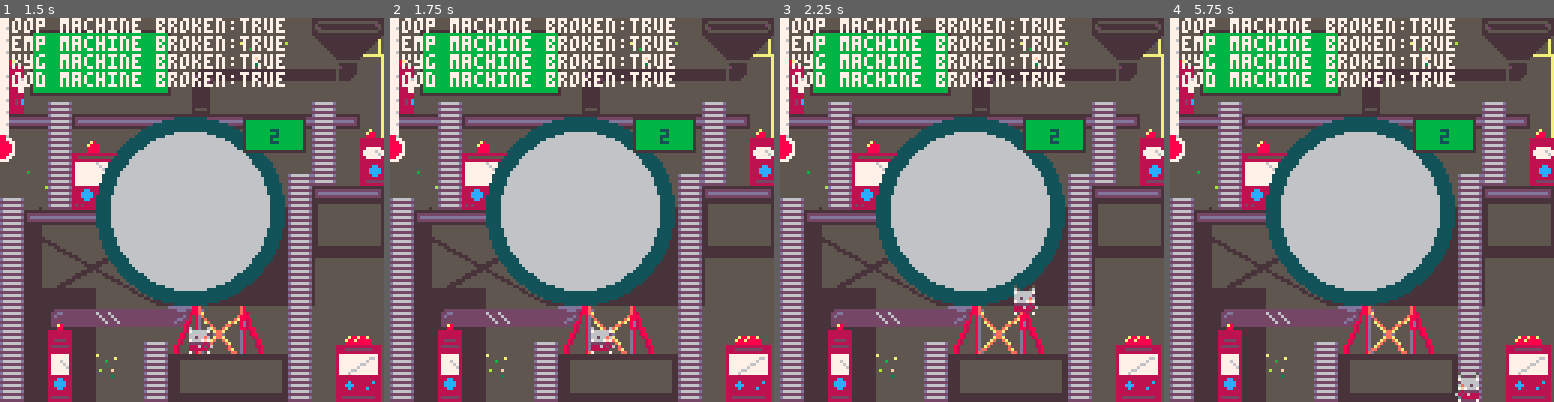
Above: before the commit, frames 1-4 (left to right).
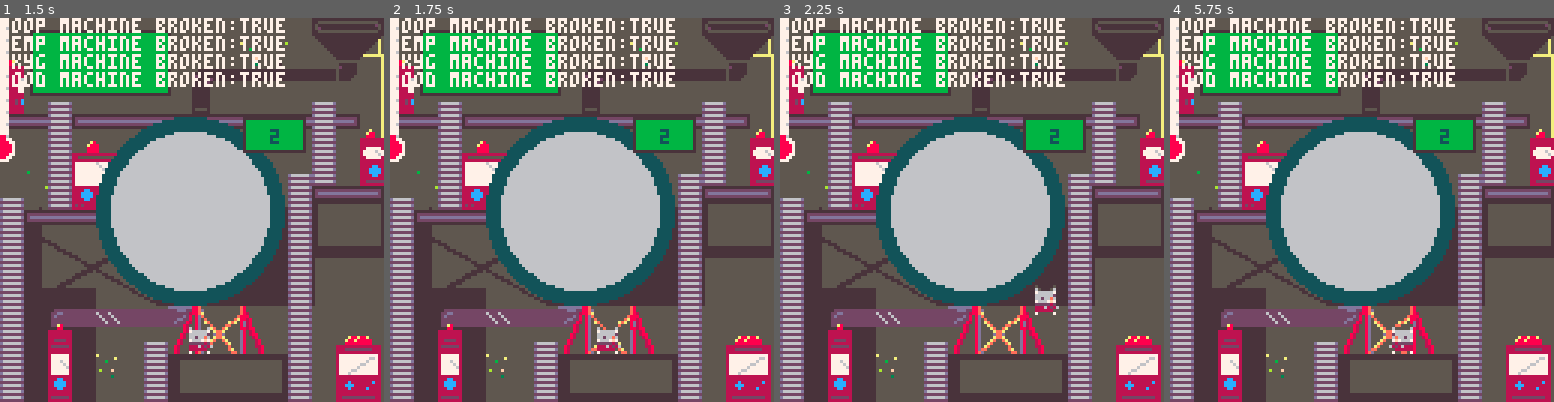
Above: after the commit, the same moments.

Repository: keatontate/gmtk-jam-2025
Game: PICO-8 cartridge src/loop-game.p8
Two runs of this game, one before a commit and one after it. Both use one fixed random seed, a clock stepped at 60 frames per second and the inputs below.
Inputs:
- Up to frame 1 (1.5 s): tap X (X key) at 0.33, 1.07 s; tap O (Z key) at 0.7 s
- Up to frame 2 (1.75 s): hold Right from 1.6 s (still down); tap O (Z key) at 1.7 s
- Up to frame 3 (2.25 s): tap X (X key) at 1.85 s; release Right at 2.1 s; tap O (Z key) at 2.1 s; hold Up from 2.15 s (still down)
- Up to frame 4 (5.75 s): release Up at 2.42 s; hold Right 2.47-3.03 s; tap O (Z key) every 0.4 s from 2.5 to 5.7 s; tap X (X key) at 2.97, 4.08, 5.2 s; hold Left 3.08-3.58 s; hold Down 3.63-3.97 s; hold Right 4.02-4.68 s; hold Up 4.73-5.03 s; hold Left 5.08-5.68 s; hold Down from 5.73 s (still down)

Frame 1 is identical in both runs. In frame 2, 0.3% of the frame differs, in the area x 52-61%, y 79-88%; in frame 3, 0.7%, in the area x 60-73%, y 69-78%; in frame 4, 0.6%.

Commit message:
Revised fish count
Increased player speed slightly. Adjusted gravity and velocity capping to prevent floor clipping. Updated fish counting logic to handle thousands and improved number formatting for display.

Diff:
--- a/src/character.lua
+++ b/src/character.lua
@@ -1,7 +1,7 @@
 pl={
   x=63,
   y=83,
-  spd=1,
+  spd=1.5,
   velo = 0,
   grounded = false,
   flip_x = false,
@@ -54,6 +54,7 @@
   if is_ladder(pl.x + pl.w/2, pl.y + pl.h) then
     on_ladder = true
     pl.grounded = true
+    pl.velo = 0
   end
 
   -- check collisions
@@ -100,10 +101,10 @@
   -- jump
   if on_ladder then
     if btn(2) then
-      pl.y -= pl.spd
+      pl.y -= pl.spd / 2
     end
     if btn(3) and can_move_down then
-      pl.y += pl.spd
+      pl.y += pl.spd / 2
     end
   else
     if (btn(2) and pl.grounded and can_move_up) then
@@ -113,8 +114,9 @@
 
     -- enables gravity
     if not pl.grounded then
-      if pl.velo < 4.5 then -- caps velocity, preventing clipping
-       pl.velo += gravity
+      pl.velo += gravity
+      if pl.velo > 5 then -- caps velocity, preventing clipping
+        pl.velo = 3
       end
     end
 
--- a/src/fish.lua
+++ b/src/fish.lua
@@ -1,5 +1,6 @@
 fish = {
     count = 0,
+    thousand = 0,
     happiness = 0
 }
 
@@ -12,9 +13,13 @@
 last_spawn_time = -1
 
 function spawn_fish()
-    if time() - last_spawn_time >= 20 and fish.happiness > 8 then
-        fish.count *= 2
+    if time() - last_spawn_time >= 1 and fish.happiness > 8 then
+        fish.count *= 1.05
         last_spawn_time = time()
+        if fish.count > 999 then
+            fish.thousand += flr(fish.count / 1000)
+            fish.count = fish.count % 1000
+end
     end
 end
 
@@ -26,19 +31,22 @@
     return #tostr(abs(n))
 end
 
-function format(n)
-    if n >= 1000000 then
-        return tostr(flr(n / 100000) / 10).."m"
-    elseif n >= 1000 then
-        return tostr(flr(n / 100) / 10).."k"
+function format(count, thousand)
+        local total = thousand * 1000 + count
+    if total < 1000 then
+        return tostr(flr(total))
+    elseif total < 10000 then
+        local value = total / 1000
+        local rounded = flr(value * 10 + 0.5) / 10
+        return tostr(rounded).."k"
     else
-        return tostr(n)
+        return tostr(flr(total / 1000)).."k"
     end
 end
 
 
 
 function draw_count()
-    local display = format(fish.count)
+    local display = format(fish.count, fish.thousand)
     print(display, 92 - #display * 2, 37, 0)
 end
Not shown, changed: documentation/dev.md
